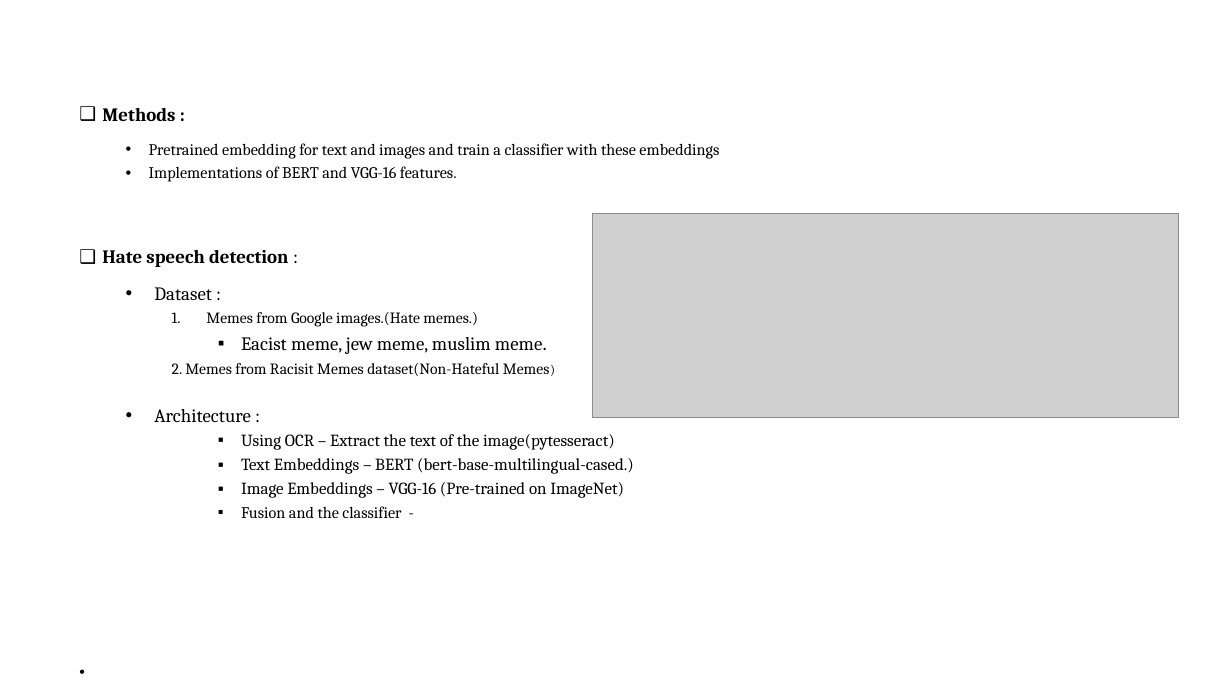
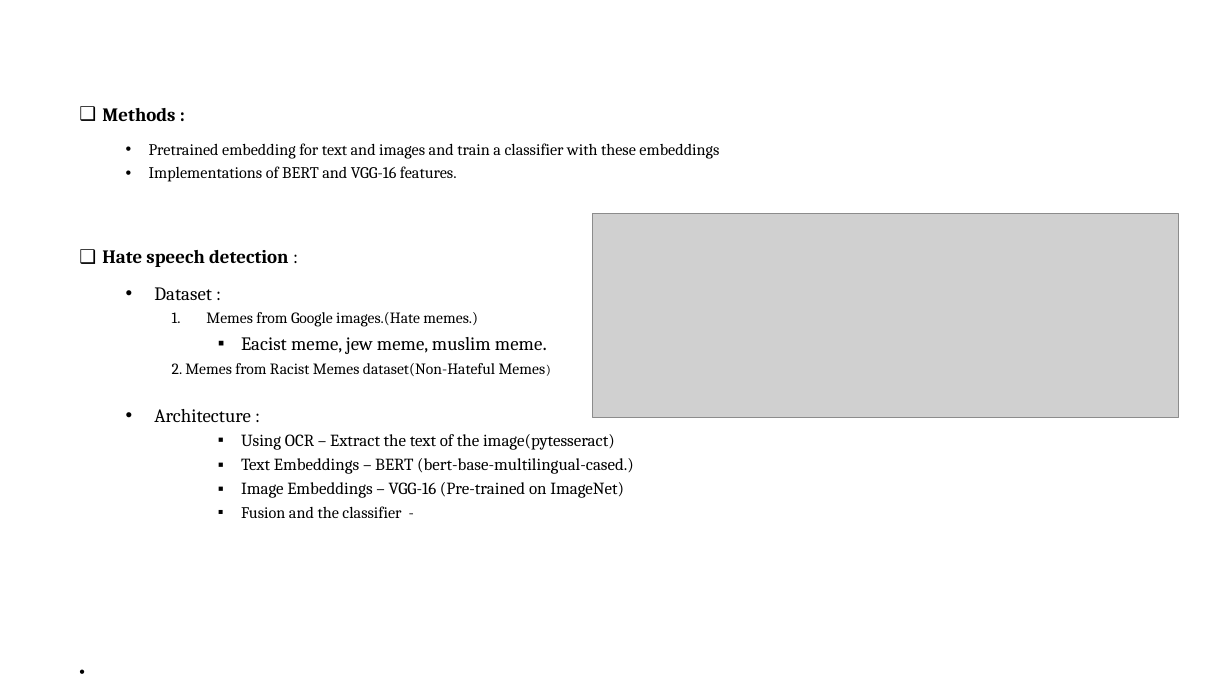
Before and after one commit to VarunBohara/Mini-Project-Documents, a slide deck: slide 7 of Literature Survey.pptx. Drawn at 1232x693 pixels with LibreOffice and Linux fonts; fonts in the diff are those of the drawing; grey boxes stand for pictures. Boxes give left, top, right and bottom in pixels: in the first picture for what was removed or moved away, otherwise in the second. Text is boxed around its words. In the diff, an @@ line names an element or a change of style, - is before the commit and + after.

```diff
--- a/Literature Survey.pptx
+++ b/Literature Survey.pptx
@@ text at (172,363,546,376): text changed @@
-    2. Memes from Racisit Memes dataset(Non-Hateful Memes)
+    2. Memes from Racist Memes dataset(Non-Hateful Memes)
```
